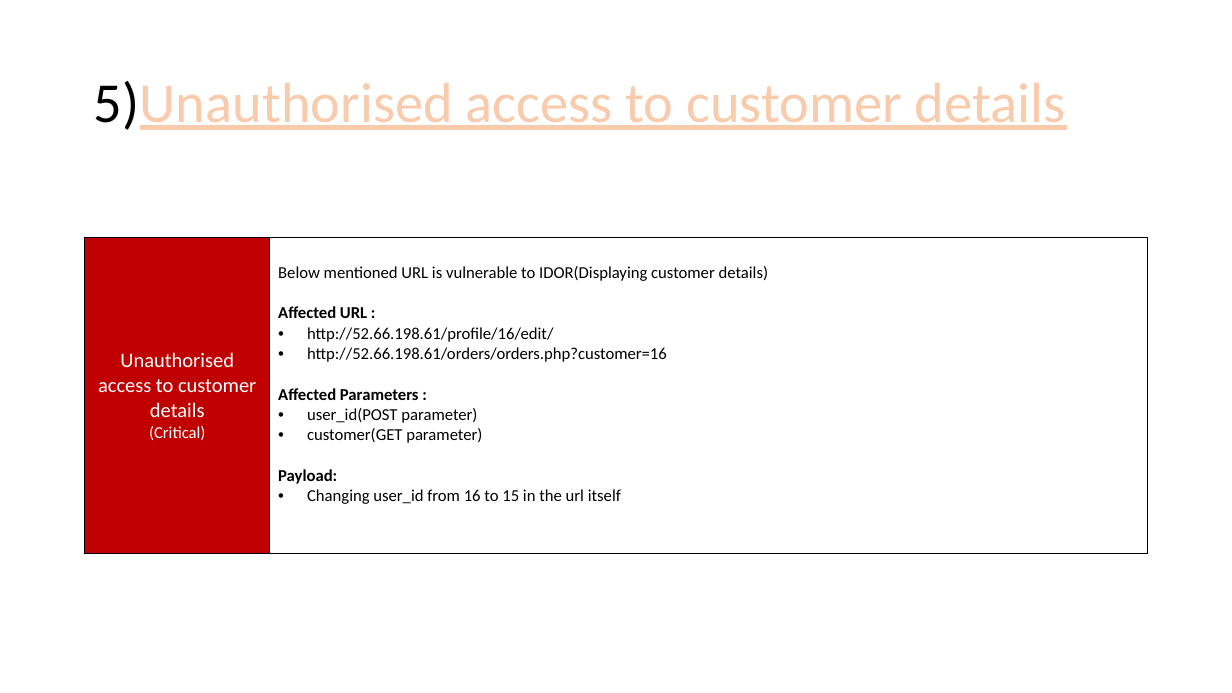
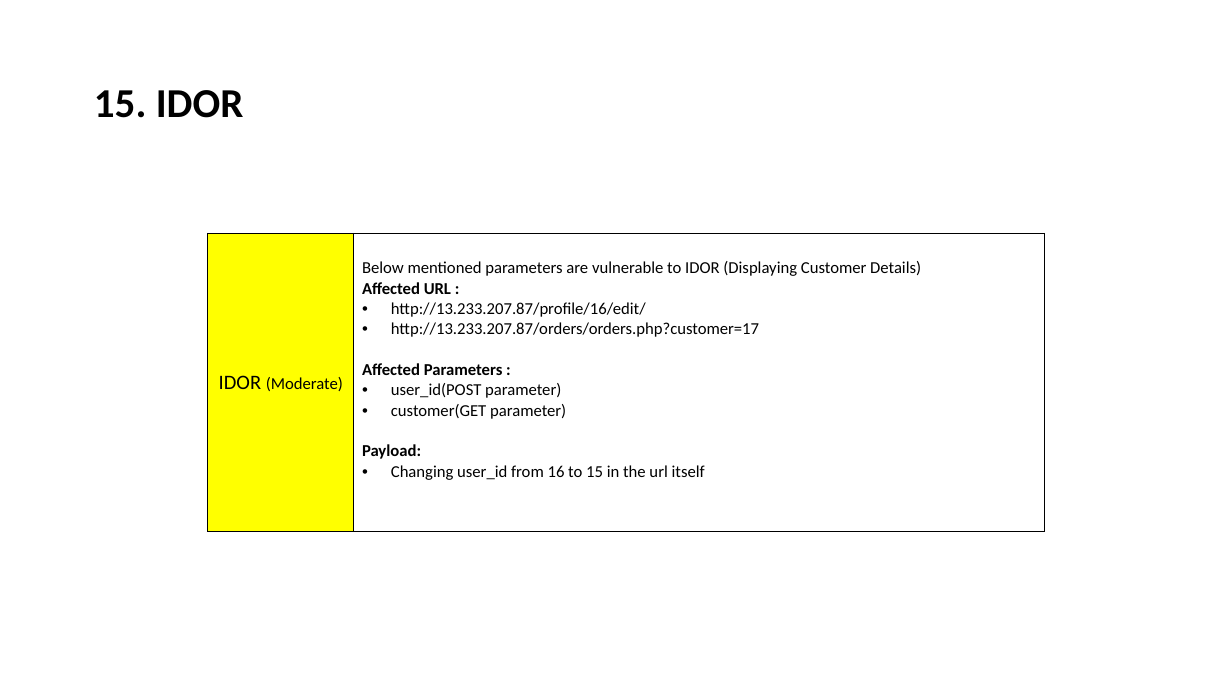
Before and after one commit to RocktimRajkumar/CEH-hack-a-thon, a slide deck: slide 86 of reports/Lifestyle Store/LifeStyle Store Application Reports.pptx. Drawn at 1232x693 pixels with LibreOffice and Linux fonts; fonts in the diff are those of the drawing. Boxes give left, top, right and bottom in pixels: in the first picture for what was removed or moved away, otherwise in the second. Text is boxed around its words. In the diff, an @@ line names an element or a change of style, - is before the commit and + after.

Commit message:
reports: IDOR ppt done

```diff
--- a/reports/Lifestyle Store/LifeStyle Store Application Reports.pptx
+++ b/reports/Lifestyle Store/LifeStyle Store Application Reports.pptx
@@ title at [94, 90, 244, 118]: text changed; size 44 to 32 pt; text colour #F8CBAD to #000000; bold on @@
-5)Unauthorised access to customer details
+15. IDOR
@@ table at [208, 200, 1045, 531] @@
-row 2, column 1: Unauthorised access to customer details / (Critical)
+row 2, column 1: IDOR (Moderate)
-row 2, column 2: Below mentioned URL is vulnerable to IDOR(Displaying customer details) / Affected URL : / http://52.66.198.61/profile/16/edit/ / http://52.66.198.61/orders/orders.php?customer=16 / Affected Parameters : / user_id(POST parameter) / customer(GET parameter) / Payload: / Changing user_id from 16 to 15 in the url itself
+row 2, column 2: Below mentioned parameters are vulnerable to IDOR (Displaying Customer Details) / Affected URL : / http://13.233.207.87/profile/16/edit/ / http://13.233.207.87/orders/orders.php?customer=17 / Affected Parameters : / user_id(POST parameter) / customer(GET parameter) / Payload: / Changing user_id from 16 to 15 in the url itself
@@ fill #C00000 to #FFFF00 in row 2, column 1 @@
@@ table: place and size @@
-table at [85, 185, 1148, 554]
+table at [208, 200, 1045, 531]
```
Also in this commit, not shown: 3 other slides changed, 1 slide added, 2 slides removed.
